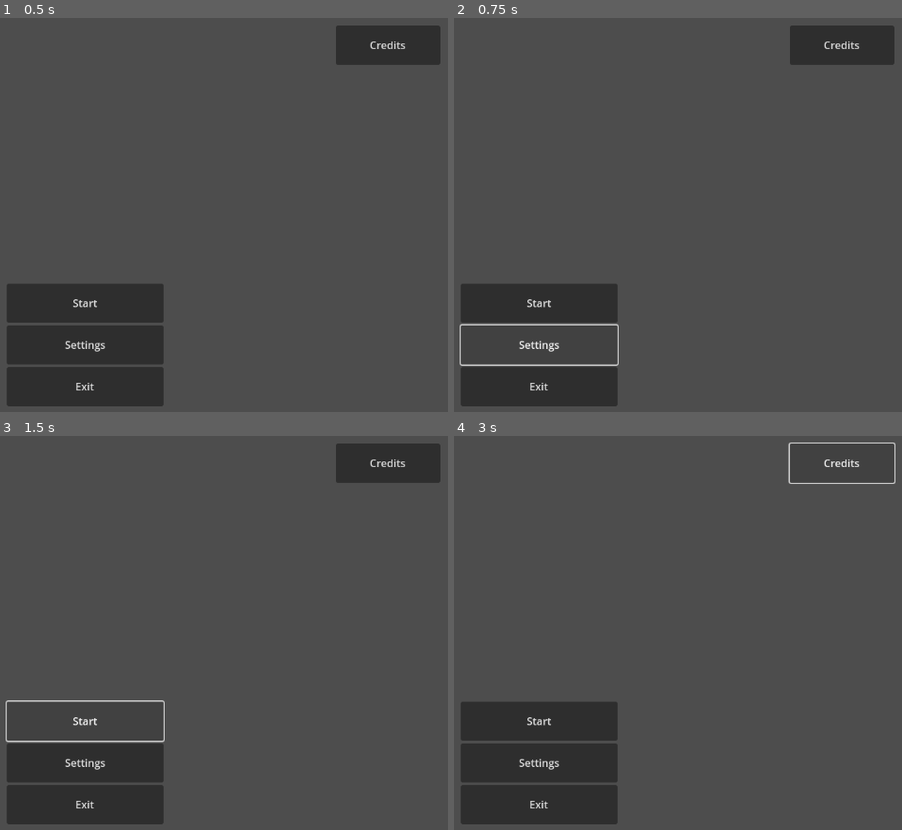
Above: before the commit, frames 1-4 (two rows, left to right).
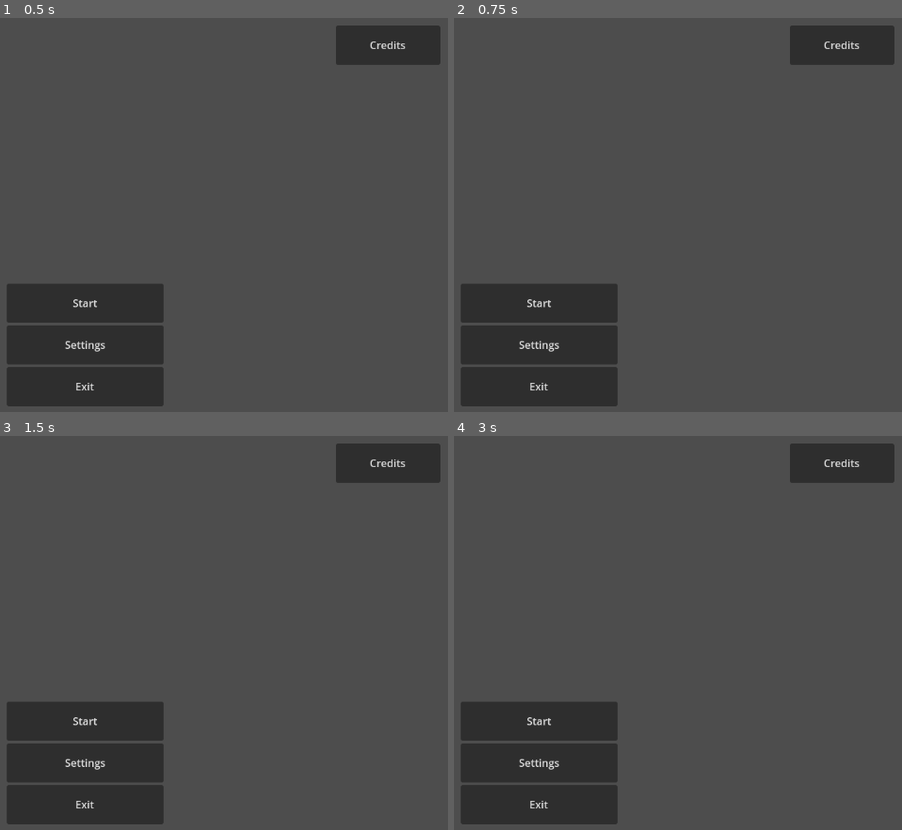
Above: after the commit, the same moments.

Repository: sjgillGit/GWJ80
Game: Godot game, scene res://Scenes/main_menu.tscn
Two runs of this game, one before a commit and one after it. Both use one fixed random seed, a clock stepped at 60 frames per second and the inputs below. The project has no main scene, so this scene is started directly.
Inputs:
- Up to frame 1 (0.5 s): no input
- Up to frame 2 (0.75 s): click "Settings" at 0.5 s
- Up to frame 3 (1.5 s): click "Start" at 1.25 s
- Up to frame 4 (3 s): click "Start" at 2 s; click "Credits" at 2.75 s

Frame 1 is identical in both runs. In frame 2, 0.4% of the frame differs, in the area x 1-37%, y 77-89%; in frame 3, 0.4%; in frame 4, 0.3%.

Commit message:
UI connected to global_ingame, Global updated

Diff:
--- a/Scripts/Global/Global.gd
+++ b/Scripts/Global/Global.gd
@@ -1,7 +1,7 @@
 extends Node
 
 const SCENES_DICTIONARY : Dictionary[String, String] = {
-	"MainMenu" : "res://PrivateDevRoom/Scenes/main_menu.tscn" ,
-	"MessageBox" : "res://PrivateDevRoom/Scenes/message_box.tscn" ,
-	"Settings" : "res://PrivateDevRoom/Scenes/settings.tscn"
+	"MainMenu" : "res://Scenes/main_menu.tscn" ,
+	"MessageBox" : "res://Scenes/message_box.tscn" ,
+	"Settings" : "res://Scenes/settings.tscn"
 }
--- a/Scripts/Global/global_ingame.gd
+++ b/Scripts/Global/global_ingame.gd
@@ -1,2 +1,40 @@
 extends Node
-# TODO change to proper name
+
+var player
+
+#region in-game-UI
+var player_UI : InGameUI
+signal nighttime_starts
+
+func pass_starting_data_to_UI(current_level_tasks : Dictionary ,
+	level_total_objects_value : int ,
+	level_value_to_fail : int , level_value_to_pass: int):
+
+	player_UI.pass_tasks(current_level_tasks)
+	player_UI.pass_level_progress_values(
+		level_value_to_pass, level_value_to_fail, level_total_objects_value
+	)
+
+
+func pass_time_to_UI(current_time_sec : int):
+	player_UI.update_timer(current_time_sec)
+
+
+func store_item_in_pockets(item_to_store : PocketableObject) -> bool:
+	return player_UI.pockets_add_item(item_to_store)
+
+func drop_item_from_pocket() -> PocketableObject:
+	return player_UI.drop_item_in_selected_slot()
+
+
+func pass_collected_items_data_to_UI(items_collected : Dictionary) -> void:
+	player_UI.pass_collected_items_amount(items_collected)
+
+
+func pass_positive_progression(total_value_collected : int) -> void:
+	player_UI.level_progress_update_positive_progress(total_value_collected)
+
+func pass_negative_progression(total_value_damaged : int) -> void:
+	player_UI.level_progress_update_negative_progress(total_value_damaged)
+
+#endregion
--- a/Scripts/InGameUISubScenes/pocket_inventory.gd
+++ b/Scripts/InGameUISubScenes/pocket_inventory.gd
@@ -71,15 +71,6 @@
 	# none of pockets selected, select first pocket
 	pockets[0].selected = true
 
-# TODO Adapt inventory selection to input map
-func _unhandled_input(event: InputEvent) -> void:
-	if event is InputEventMouseButton:
-		if event.is_pressed():
-			if event.button_index == MOUSE_BUTTON_WHEEL_UP:
-				select_next_pocket()
-			elif event.button_index == MOUSE_BUTTON_WHEEL_DOWN:
-				select_previous_pocket()
-
 func drop_item_in_selected_slot():
 	for pocket in pockets:
 		if pocket.selected:
@@ -87,7 +78,7 @@
 				return pocket.give_item()
 			return null
 
-func collect_item(item_to_collect) -> bool :
+func collect_item(item_to_collect : PocketableObject) -> bool :
 	for pocket in pockets:
 		if pocket.stored_item == null:
 			pocket.take_item(item_to_collect)
--- a/Scripts/InGameUISubScenes/pocket_slot.gd
+++ b/Scripts/InGameUISubScenes/pocket_slot.gd
@@ -12,9 +12,9 @@
 		selected_border.visible = selected
 
 # TODO adapt to items properties
-func take_item(new_item) -> void:
+func take_item(new_item : PocketableObject) -> void:
 	stored_item = new_item
-	#icon = new_item.pocket_icon
+	icon.texture = new_item.icon
 
 func give_item():
 	var item_to_return = stored_item
--- a/Scripts/InGameUISubScenes/task_progress.gd
+++ b/Scripts/InGameUISubScenes/task_progress.gd
@@ -6,7 +6,9 @@
 @export var task_checkbox : CheckBox
 
 
-const self_scene : PackedScene = preload("res://PrivateDevRoom/Scenes/SubScenes/task_progress.tscn")
+const self_scene : PackedScene = preload(
+	"res://Scenes/InGameUISubScenes/task_progress.tscn"
+)
 
 var objective : String = "Test objective"
 var to_collect : int = 1
--- a/Scripts/in_game_ui.gd
+++ b/Scripts/in_game_ui.gd
@@ -7,11 +7,14 @@
 @export var pocket_inventory : PocketInventory
 @export var level_progress_bar : LevelProgressBar
 
+func _ready() -> void:
+	GlobalInGame.player_UI = self
+	GlobalInGame.nighttime_starts.connect(nighttime_triggered)
+
 #region TimerPanel
 func update_timer(new_time_seconds : int) -> void:
 	timer_panel.update_time(new_time_seconds)
 
-# TODO Connect to in-game-global signal of nighttime
 func nighttime_triggered() -> void:
 	timer_panel.trigger_nighttime()
 #endregion
@@ -31,11 +34,18 @@
 func pockets_select_previous_pocket_slot() -> void:
 	pocket_inventory.select_previous_pocket()
 
-func pockets_add_item(item_to_collect) -> bool:
+func pockets_add_item(item_to_collect : PocketableObject) -> bool:
 	return pocket_inventory.collect_item(item_to_collect)
 
 func drop_item_in_selected_slot() : # -> pocket_item class
 	return pocket_inventory.drop_item_in_selected_slot()
+
+func _unhandled_input(event: InputEvent) -> void:
+	if event is InputEventMouseButton:
+		if event.is_action_pressed("pockets_next_slot"):
+			pocket_inventory.select_next_pocket()
+		elif event.is_action_pressed("pockets_prev_slot"):
+			pocket_inventory.select_previous_pocket()
 #endregion
 
 #region LevelProgressBar
--- a/project.godot
+++ b/project.godot
@@ -17,6 +17,13 @@
 [audio]
 
 buses/default_bus_layout="res://Assets/default_bus_layout.tres"
+
+[autoload]
+
+GlobalAudioPlayer="*res://Scenes/Global/global_audio_player.tscn"
+GlobalSceneTransition="*res://Scenes/Global/global_scene_transition.tscn"
+Global="*res://Scripts/Global/Global.gd"
+GlobalInGame="*res://Scripts/Global/global_ingame.gd"
 
 [global_group]
 
@@ -68,6 +75,16 @@
 "events": [Object(InputEventKey,"resource_local_to_scene":false,"resource_name":"","device":-1,"window_id":0,"alt_press …(192 unchanged characters)…
 ]
 }
+pockets_next_slot={
+"deadzone": 0.2,
+"events": [Object(InputEventMouseButton,"resource_local_to_scene":false,"resource_name":"","device":-1,"window_id":0,"alt_pressed":false,"shift_pressed":false,"ctrl_pressed":false,"meta_pressed":false,"button_mask":8,"position":Vector2(141, 17),"global_position":Vector2(150, 65),"factor":1.0,"button_index":4,"canceled":false,"pressed":true,"double_click":false,"script":null)
+]
+}
+pockets_prev_slot={
+"deadzone": 0.2,
+"events": [Object(InputEventMouseButton,"resource_local_to_scene":false,"resource_name":"","device":-1,"window_id":0,"alt_pressed":false,"shift_pressed":false,"ctrl_pressed":false,"meta_pressed":false,"button_mask":16,"position":Vector2(230, 9),"global_position":Vector2(239, 57),"factor":1.0,"button_index":5,"canceled":false,"pressed":true,"double_click":false,"script":null)
+]
+}
 
 [layer_names]
 
